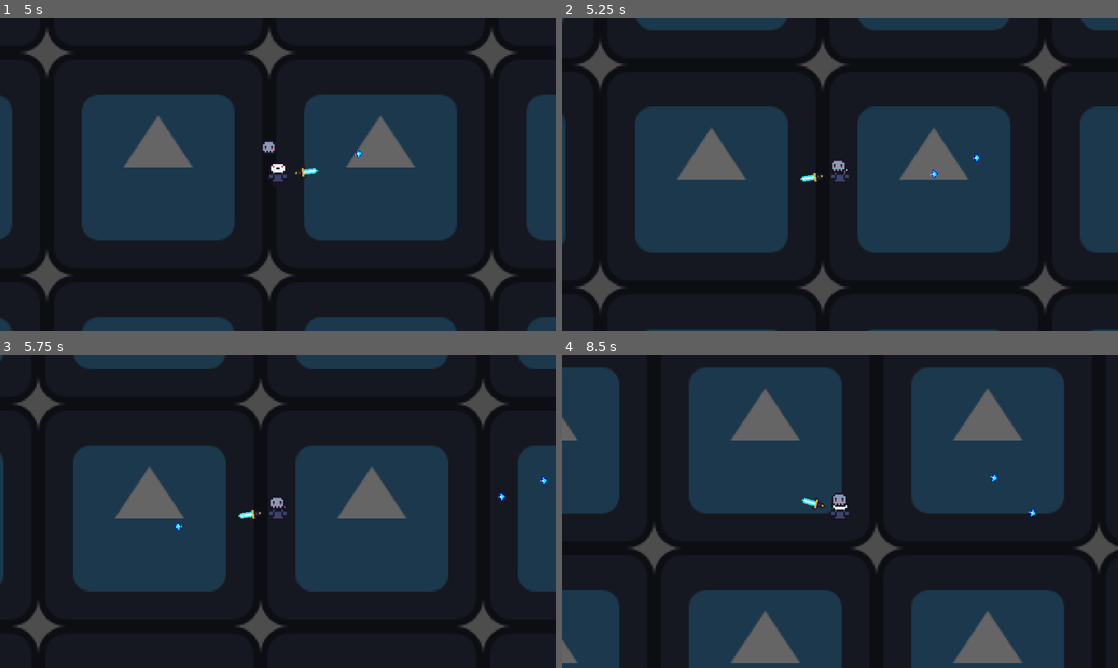
Above: before the commit, frames 1-4 (two rows, left to right).
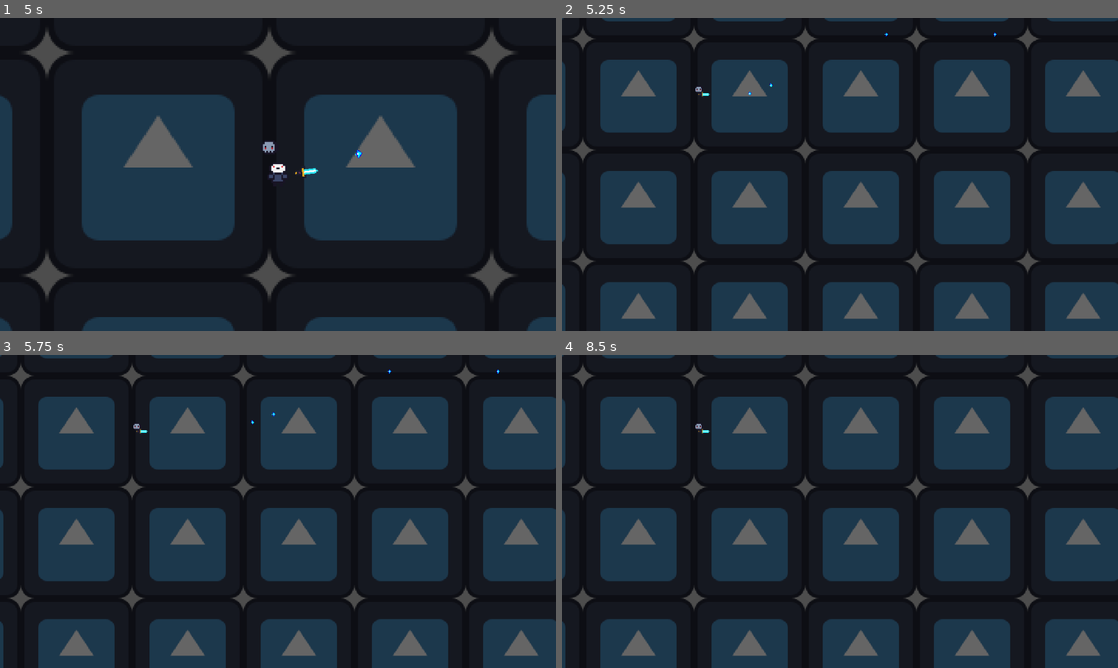
Above: after the commit, the same moments.

Repository: hanssantos02/the-under-forge
Game: Godot game, scene res://scenes/main.tscn
Two runs of this game, one before a commit and one after it. Both use one fixed random seed, a clock stepped at 60 frames per second and the inputs below. The engine's default icon, where the game draws it, is replaced by a stand-in: a white triangle on a blue panel in a dark square.
Inputs (mouse positions are in pixels of both pictures, inside the frame that each line leads up to):
- Up to frame 1 (5 s): move the mouse to (250, 237) at 0.52 s; hold W (move_up) 0.53-2.03 s; move the mouse to (444, 221) at 1.27 s; move the mouse to (111, 127) at 2.02 s; hold A (move_left) 2.03-3.53 s; move the mouse to (305, 174) at 2.77 s; move the mouse to (194, 96) at 3.52 s; hold S (move_down) 3.53-4.28 s; move the mouse to (400, 158) at 4.27 s; hold D (move_right) from 4.28 s (still down)
- Up to frame 2 (5.25 s): move the mouse to (728, 190) at 5.02 s; release D (move_right) at 5.03 s; hold W (move_up) from 5.03 s (still down)
- Up to frame 3 (5.75 s): keep holding W (move_up)
- Up to frame 4 (8.5 s): move the mouse to (895, 442) at 5.77 s; release W (move_up) at 5.78 s; hold D (move_right) 5.78-8.03 s; move the mouse to (812, 574) at 6.52 s; move the mouse to (1006, 558) at 7.27 s; move the mouse to (673, 464) at 8.02 s; hold S (move_down) from 8.03 s (still down)

Frame 1 is identical in both runs. In frame 2, 46% of the frame differs, in the area x 0-100%, y 0-100%; in frame 3, 47%; in frame 4, 62%.

Commit message:
Implement weapon drop logic
feat: implement weapon drop and stat transfer on player death

Diff:
--- a/scenes/player.tscn
+++ b/scenes/player.tscn
@@ -2,6 +2,7 @@
 
 [ext_resource type="Texture2D" uid="uid://cmwjaje5htdd" path="res://sprites/player_idle.png" id="1_3vyb7"]
 [ext_resource type="Script" uid="uid://dfo7a6rqb8o82" path="res://scripts/player.gd" id="1_g2els"]
+[ext_resource type="PackedScene" uid="uid://dnpxf35nuyc7e" path="res://scenes/dropped_weapon.tscn" id="2_smehm"]
 [ext_resource type="PackedScene" uid="uid://bi18c06iqljql" path="res://scenes/health_component.tscn" id="3_qhqgy"]
 [ext_resource type="Script" uid="uid://dk0pm2wxsp0cl" path="res://scripts/weapon.gd" id="4_qlg0r"]
 [ext_resource type="Texture2D" uid="uid://bis8auo2hkqwq" path="res://sprites/weapon.png" id="5_qlg0r"]
@@ -14,6 +15,7 @@
 [node name="Player" type="CharacterBody2D" unique_id=1062722222]
 collision_mask = 2
 script = ExtResource("1_g2els")
+dropped_weapon_scene = ExtResource("2_smehm")
 
 [node name="CollisionShape2D" type="CollisionShape2D" parent="." unique_id=769080370]
 position = Vector2(0, 3)
--- a/scripts/player.gd
+++ b/scripts/player.gd
@@ -1,6 +1,8 @@
 extends CharacterBody2D
 
 @export var speed: float = 100.0
+@export var dropped_weapon_scene: PackedScene
+@onready var weapon_pivot: Node2D = $WeaponPivot
 
 func _physics_process(delta: float) -> void:
 	var direction = Input.get_vector("move_left", "move_right", "move_up", "move_down")
@@ -8,4 +10,8 @@
 	move_and_slide()
 
 func _on_health_component_died() -> void:
-	print("The Ancestor has fallen!")
+	var weapon = dropped_weapon_scene.instantiate()
+	weapon.stats = weapon_pivot.stats
+	weapon.global_position = global_position
+	get_tree().current_scene.add_child(weapon)
+	queue_free()
